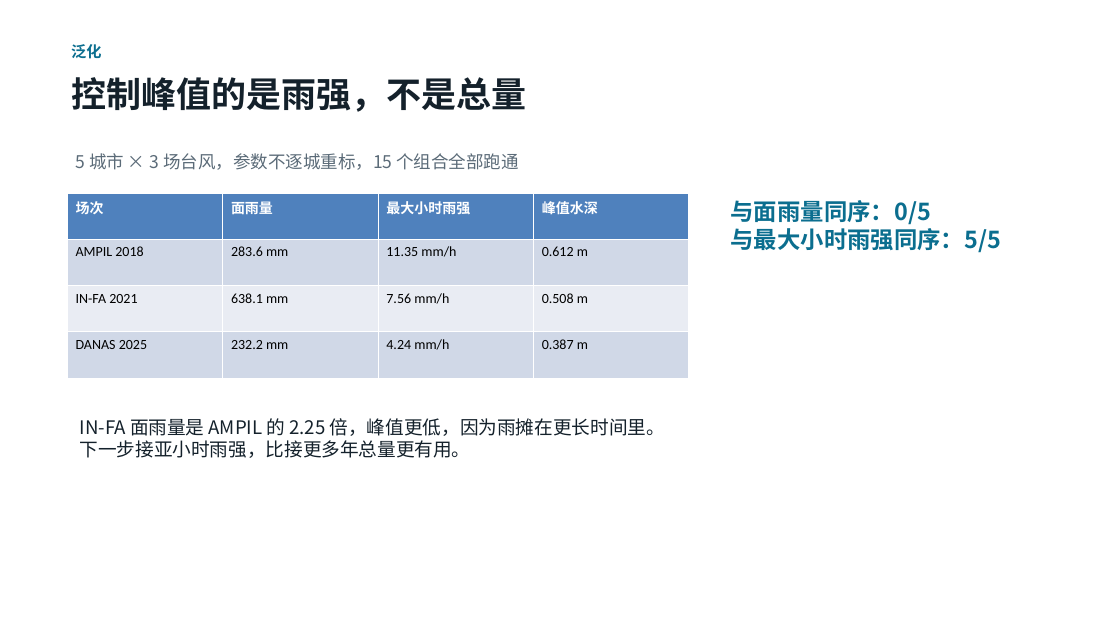
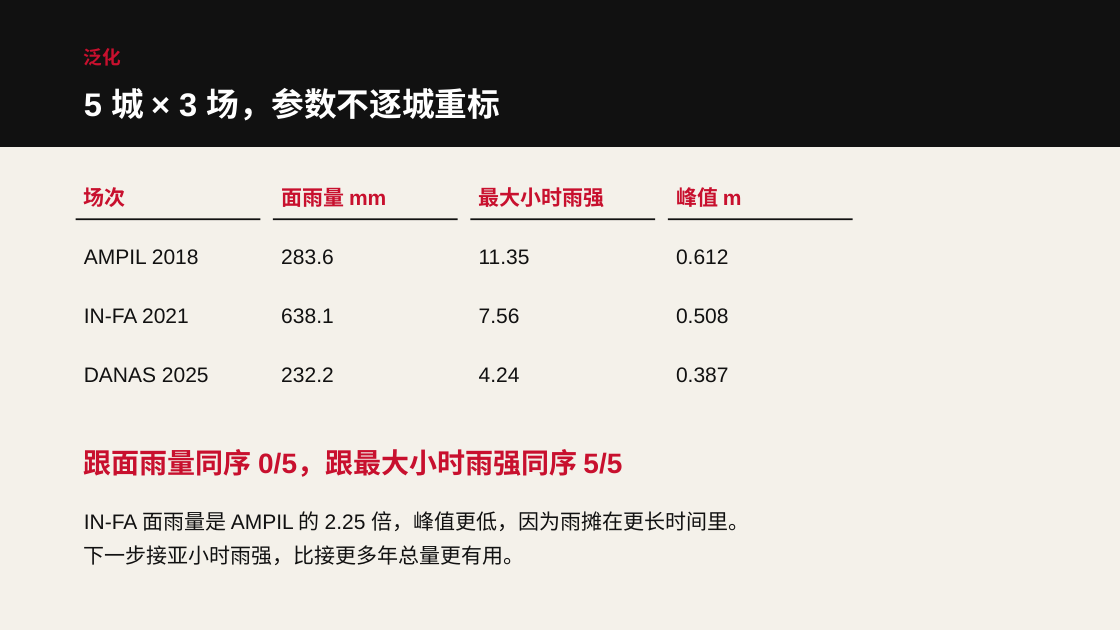
Before and after one commit to toki0413/typhoeus, a slide deck: slide 11 of docs/demo/typhoeus-demo.pptx. Drawn at 1120x630 pixels with LibreOffice and Linux fonts; fonts in the diff are those of the drawing. Boxes give left, top, right and bottom in pixels: in the first picture for what was removed or moved away, otherwise in the second. Text is boxed around its words. In the diff, an @@ line names an element or a change of style, - is before the commit and + after.

```diff
--- a/docs/demo/typhoeus-demo.pptx
+++ b/docs/demo/typhoeus-demo.pptx
@@ rectangle added at [0,0,1120,630], fill #F4F1EA @@
@@ rectangle added at [0,0,1120,147], fill #111111 @@
@@ text "泛化": place and size @@
-text "泛化" at [71,44,101,59]
+text "泛化" at [84,48,121,66]
@@ text "泛化" at [84,48,121,66]: size 13 to 16 pt, font Noto Sans CJK SC to Arial, text colour #0B6E8F to #C8102E @@
@@ text removed at [71,77,526,112] @@
-控制峰值的是雨强，不是总量
@@ text at [84,88,500,121]: text changed; size 15 to 28 pt; font Noto Sans CJK SC to Arial; text colour #5B6B78 to #FFFFFF; bold on @@
-5 城市 × 3 场台风，参数不逐城重标，15 个组合全部跑通
+5 城 × 3 场，参数不逐城重标
@@ table removed at [67,193,689,378], 4 rows, 4 columns @@
-场次 | 面雨量 | 最大小时雨强 | 峰值水深
-AMPIL 2018 | 283.6 mm | 11.35 mm/h | 0.612 m
-IN-FA 2021 | 638.1 mm | 7.56 mm/h | 0.508 m
-DANAS 2025 | 232.2 mm | 4.24 mm/h | 0.387 m
@@ text added at [84,187,126,207], 18 pt, text #C8102E, bold @@
+场次
@@ text added at [281,184,386,210], 18 pt, text #C8102E, bold @@
+面雨量 mm
@@ text added at [479,187,605,207], 18 pt, text #C8102E, bold @@
+最大小时雨强
@@ text added at [676,184,742,210], 18 pt, text #C8102E, bold @@
+峰值 m
@@ rectangle added at [76,218,260,220], fill #111111 @@
@@ rectangle added at [273,218,458,220], fill #111111 @@
@@ rectangle added at [471,218,655,220], fill #111111 @@
@@ rectangle added at [668,218,853,220], fill #111111 @@
@@ text added at [84,249,199,265], 18 pt, text #111111 @@
+AMPIL 2018
@@ text added at [281,249,334,265], 18 pt, text #111111 @@
+283.6
@@ text added at [479,249,530,265], 18 pt, text #111111 @@
+11.35
@@ text added at [676,249,729,265], 18 pt, text #111111 @@
+0.612
@@ text added at [84,308,189,324], 18 pt, text #111111 @@
+IN-FA 2021
@@ text added at [281,308,334,324], 18 pt, text #111111 @@
+638.1
@@ text added at [479,308,520,323], 18 pt, text #111111 @@
+7.56
@@ text added at [676,308,729,324], 18 pt, text #111111 @@
+0.508
@@ text added at [84,367,209,383], 18 pt, text #111111 @@
+DANAS 2025
@@ text added at [281,367,334,383], 18 pt, text #111111 @@
+232.2
@@ text added at [479,367,520,382], 18 pt, text #111111 @@
+4.24
@@ text added at [676,367,729,383], 18 pt, text #111111 @@
+0.387
@@ text at [84,449,622,477]: text changed; size 20 to 24 pt; font Noto Sans CJK SC to Arial; text colour #0B6E8F to #C8102E @@
-与面雨量同序：0/5
-与最大小时雨强同序：5/5
+跟面雨量同序 0/5，跟最大小时雨强同序 5/5
@@ text at [84,511,749,565]: text changed; size 16 to 18 pt; font Noto Sans CJK SC to Arial; text colour #14212B to #111111 @@
-IN-FA 面雨量是 AMPIL 的 2.25 倍，峰值更低，因为雨摊在更长时间里。
-下一步接亚小时雨强，比接更多年总量更有用。
+IN-FA 面雨量是 AMPIL 的 2.25 倍，峰值更低，因为雨摊在更长时间里。
+下一步接亚小时雨强，比接更多年总量更有用。
```
Also in this commit, not shown: 12 other slides changed, 9 other files.
